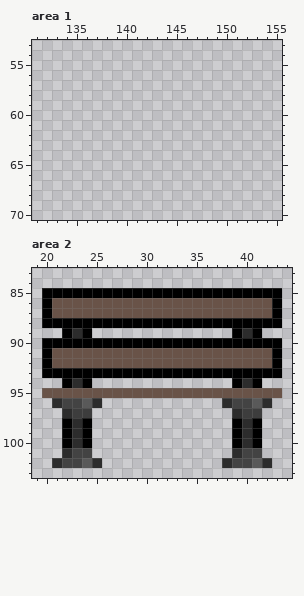
A pixel-art file gets an edit: Assets/Sprites/Tile Map/Tile_Map.aseprite. Above, as it was before the edit.
170x156 pixels, 1 frame. Colours within 5 levels of each other are drawn and written as one. Shown: area 1: x 131..155, y 53..70; area 2: x 19..44, y 83..103. The old version is drawn lined up with the new one, on the new canvas. The commit also changed other parts of the picture, which this record leaves out.
The same view after the edit:
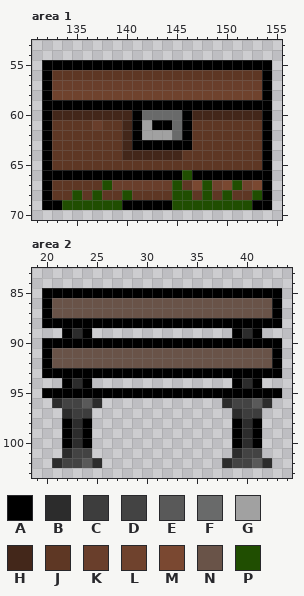
Palette (. is transparent): A #000000  B #2c2c2c  C #3d3d3d  D #434343  E #595959  F #696a6a  G #a1a1a1  H #43271a  J #5e3724  K #693e2b  L #6f422d  M #7a4831  N #695348  P #204e01
Edits made:
canvas 170x156 -> 259x112 (the part of the old canvas that was cut away was empty and is not shown)
Changed rows in their new state; - is an unchanged pixel.
Area 1:
first column x 132:
55 AAAAAAAAAAAAAAAAAAAAAAA
56 AJJJJJJJJJJJJJJJJJJJJJA
57 AKKKKKKKKKKKKKKKKKKKKKA
58 ALLLLLLLLLLLLLLLLLLLLLA
59 AAAAAAAAAAAAAAAAAAAAAAA
60 AHHHHHHHHAFFFFAHHHHHHHA
61 AJJJJKJJHAGAAFAJJJJJJJA
62 AJJJJJJJHAGGGFAJJJJJJJA
63 AJJJJJJJHAAAAAAJJJJJJJA
64 AJJJJJJJHHHHHHJJJJJJJJA
65 AJJJJJJJJJJJJJJJJJJJJJA
66 AAAAAAAAAAAAAAPAAAAAAAA
67 AJJJJJPKKKKKKPJMPLMPLMA
68 AJJPJPJJPJJJJPPJPJPJJPA
69 AAPPPPPPAAAAAPPPPPPPPAA
Area 2:
first column x 20:
 95 AAAAAAAAAAAAAAAAAAAAAAAA
